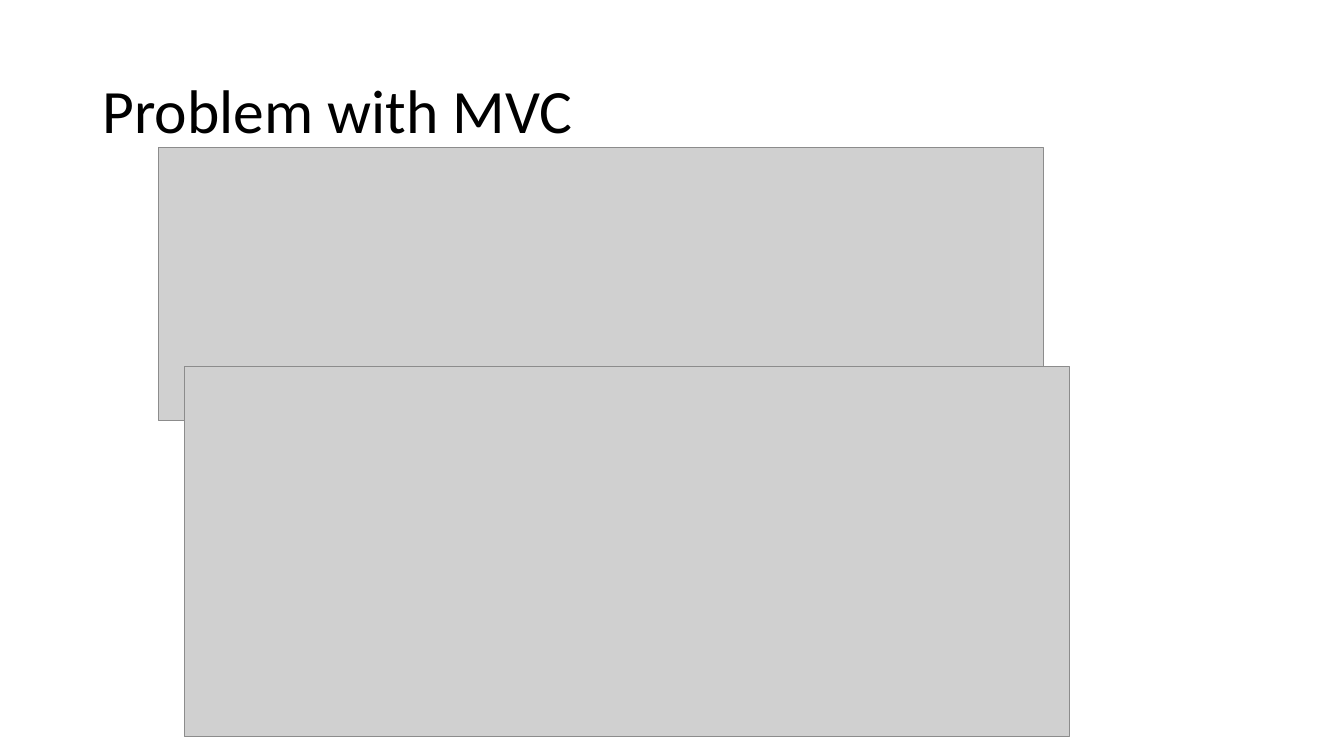
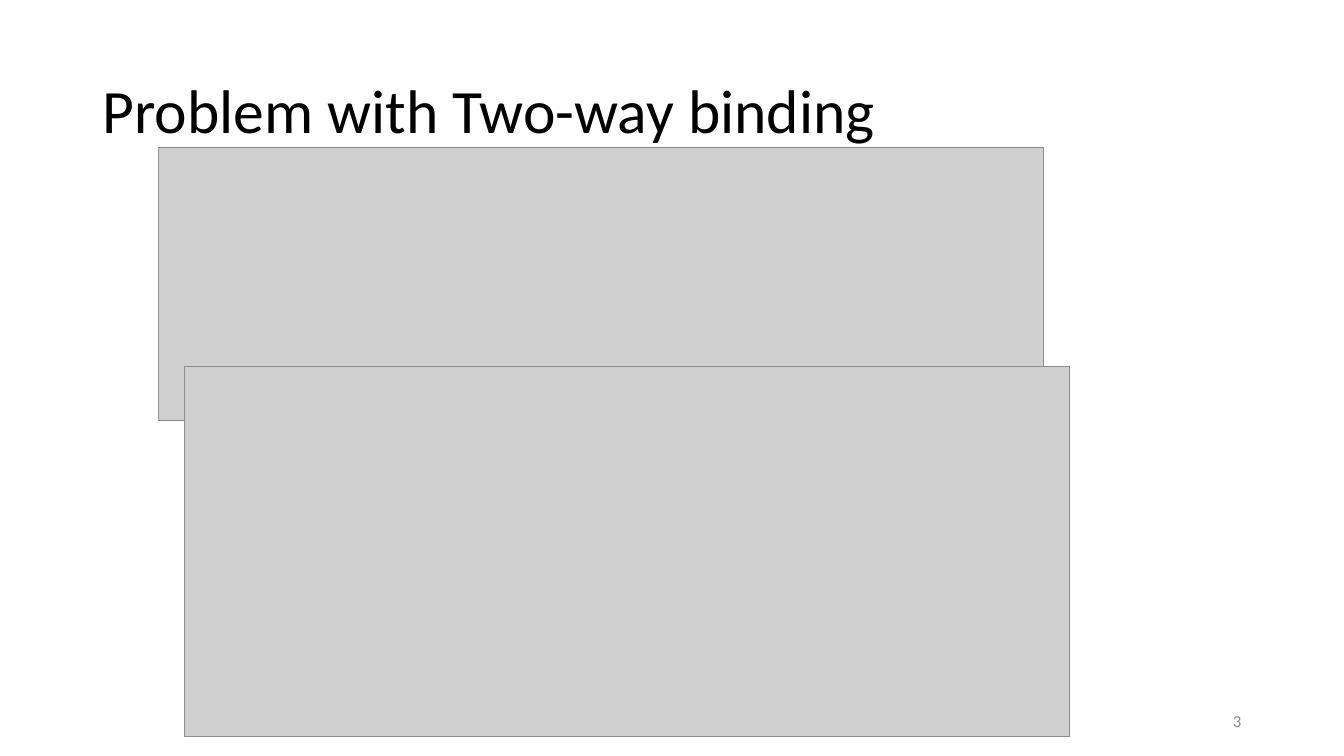
Before and after one commit to awahab29/samplealt, a slide deck: slide 3 of React.pptx (slide 2 before the commit). Drawn at 1344x756 pixels with LibreOffice and Linux fonts; fonts in the diff are those of the drawing; grey boxes stand for pictures. Boxes give left, top, right and bottom in pixels: in the first picture for what was removed or moved away, otherwise in the second. Text is boxed around its words. In the diff, an @@ line names an element or a change of style, - is before the commit and + after.

```diff
--- a/React.pptx
+++ b/React.pptx
@@ title at (x1=102, y1=90, x2=874, y2=148): text changed @@
-Problem with MVC
+Problem with Two-way binding
@@ page number added at (x1=1233, y1=716, x2=1241, y2=727), 12 pt, text #8C8C8C @@
+3
```
Also in this commit, not shown: 26 other slides changed, 2 slides added, 21 slides removed.
